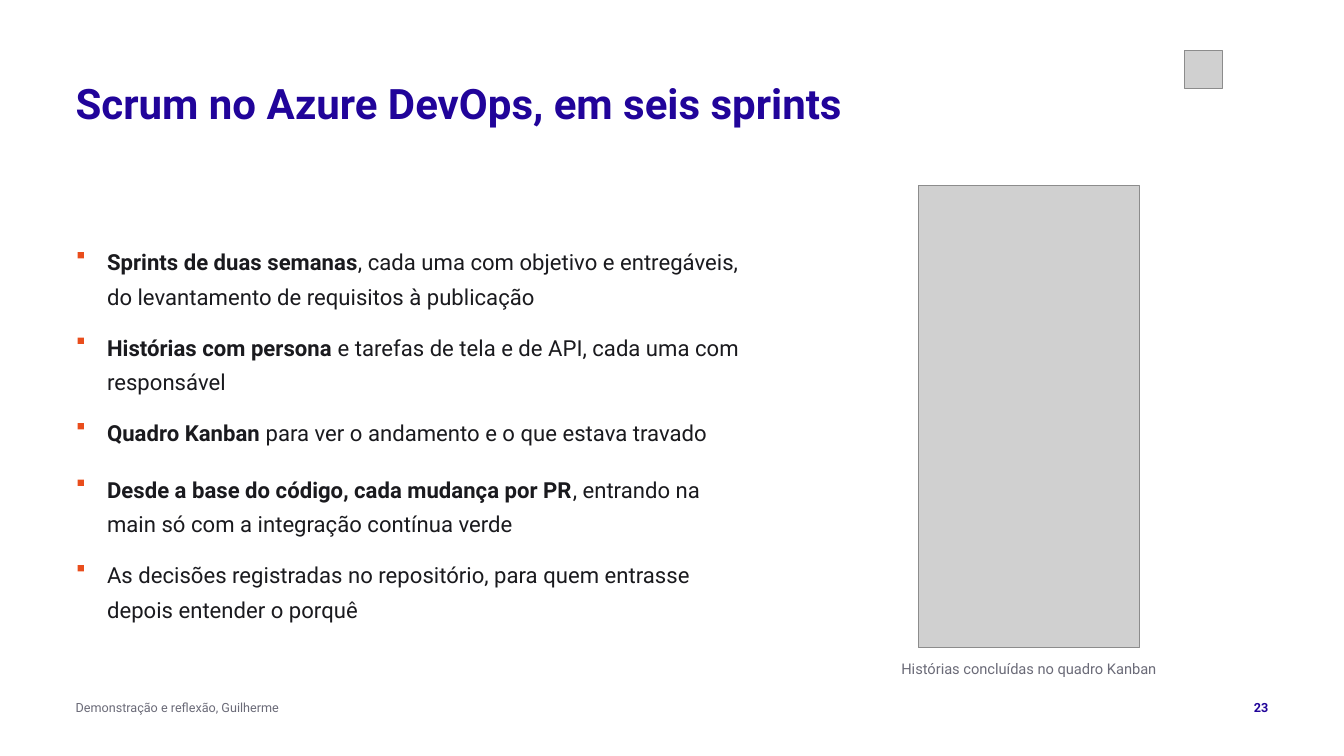
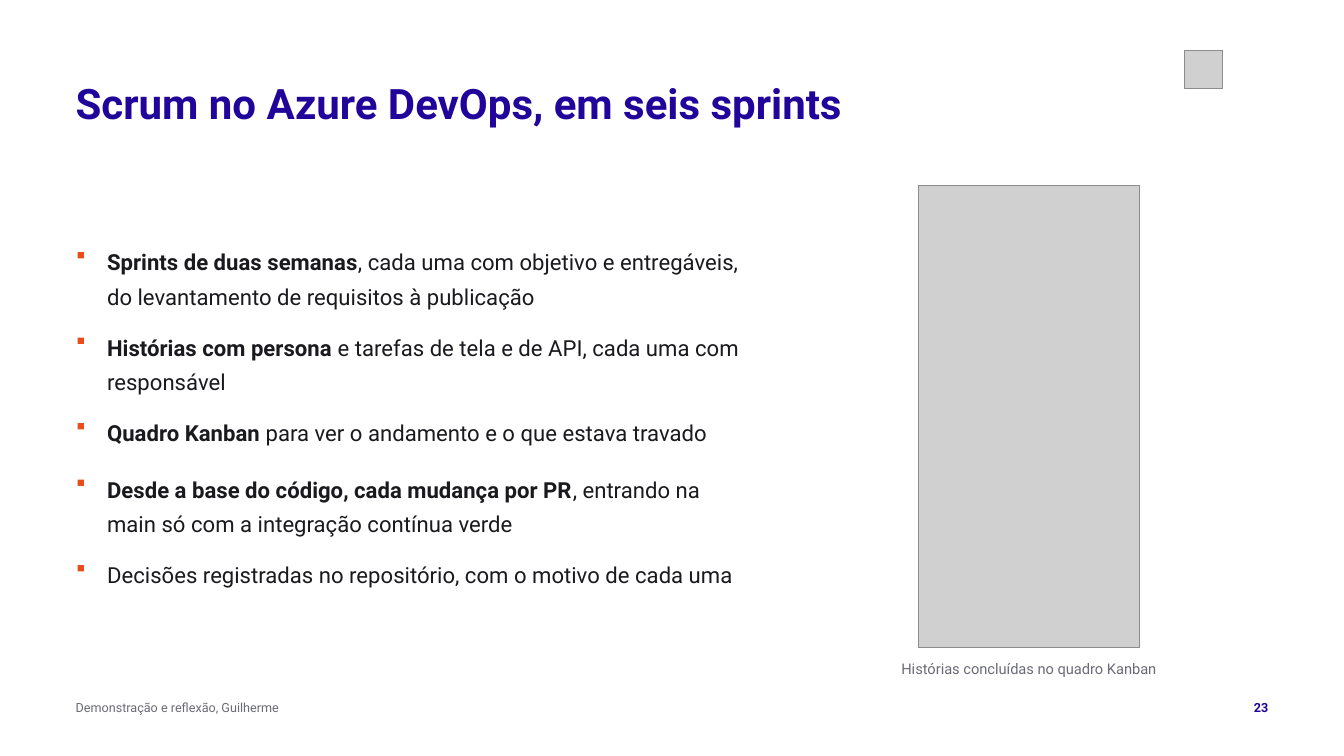
Before and after one commit to tcpassos/invite-app, a slide deck: slide 23 of trabalhos/T4-Pitch-Final.pptx. Drawn at 1344x756 pixels with LibreOffice and Linux fonts; fonts in the diff are those of the drawing; grey boxes stand for pictures. Boxes give left, top, right and bottom in pixels: in the first picture for what was removed or moved away, otherwise in the second. Text is boxed around its words. In the diff, an @@ line names an element or a change of style, - is before the commit and + after.

```diff
--- a/trabalhos/T4-Pitch-Final.pptx
+++ b/trabalhos/T4-Pitch-Final.pptx
@@ text at bbox=[107, 566, 733, 588]: text changed @@
-As decisões registradas no repositório, para quem entrasse depois entender o porquê
+Decisões registradas no repositório, com o motivo de cada uma
```
Also in this commit, not shown: 14 other slides changed, 3 other files.
